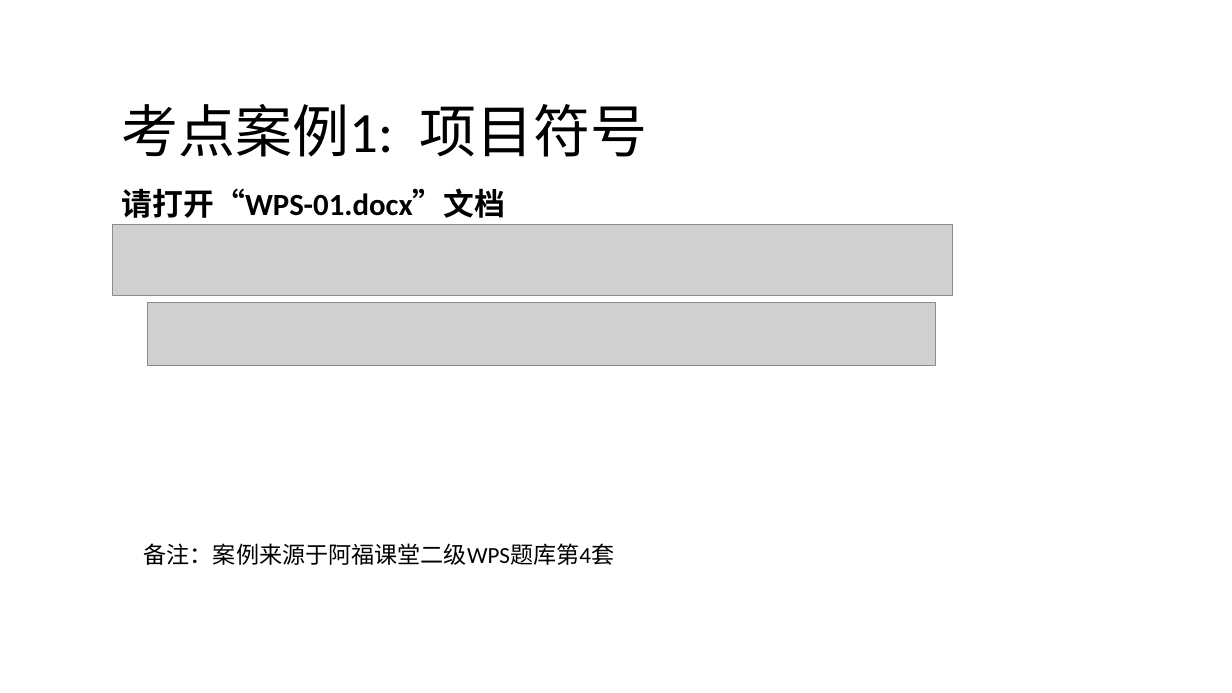
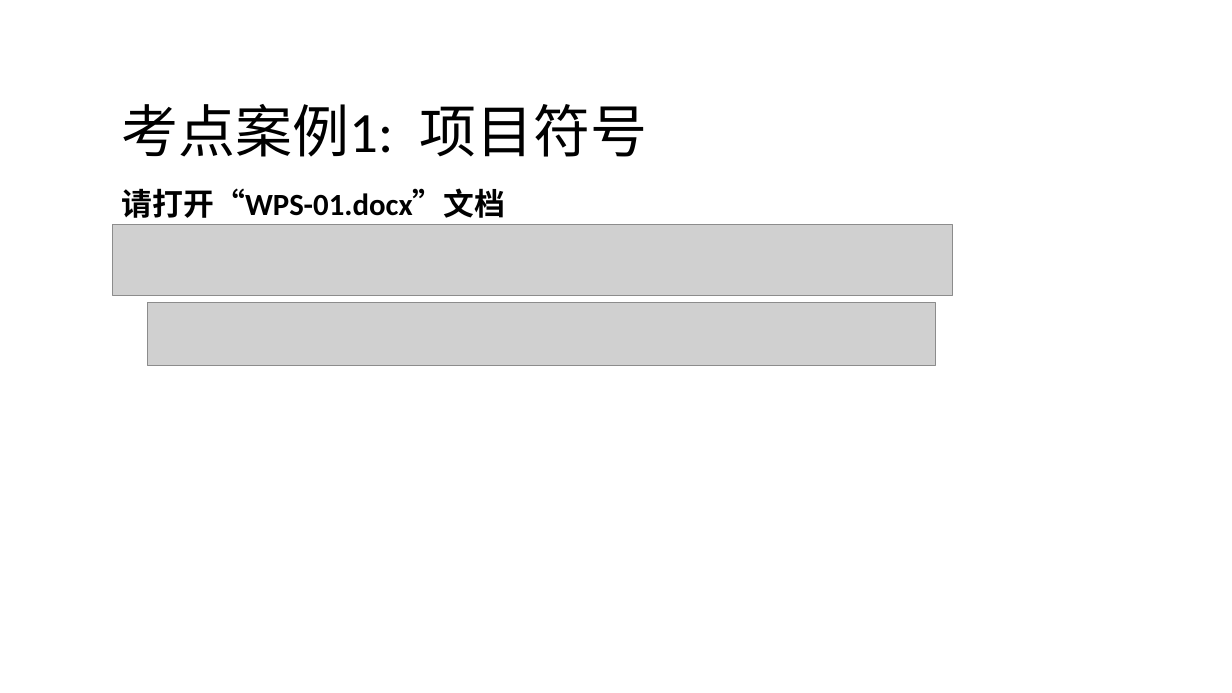
Before and after one commit to huhuiyu/ncre, a slide deck: slide 2 of wps/word/04项目符号和编号/04项目符号和编号.pptx. Drawn at 1232x693 pixels with LibreOffice and Linux fonts; fonts in the diff are those of the drawing; grey boxes stand for pictures. Boxes give left, top, right and bottom in pixels: in the first picture for what was removed or moved away, otherwise in the second. Text is boxed around its words. In the diff, an @@ line names an element or a change of style, - is before the commit and + after.

```diff
--- a/wps/word/04项目符号和编号/04项目符号和编号.pptx
+++ b/wps/word/04项目符号和编号/04项目符号和编号.pptx
@@ text removed at <box>144,543,615,565</box> @@
-备注：案例来源于阿福课堂二级WPS题库第4套
```
Also in this commit, not shown: 1 other slide changed, 15 other files.
